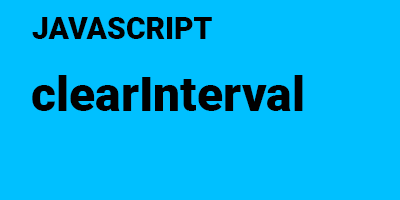
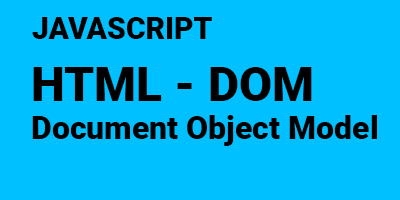
Layered file, before and after one edit (400 x 200). Changes by layer:
renamed "clearInterval" to "HTML - DOM Document Object Model", painted on it over [32, 67, 377, 146]
